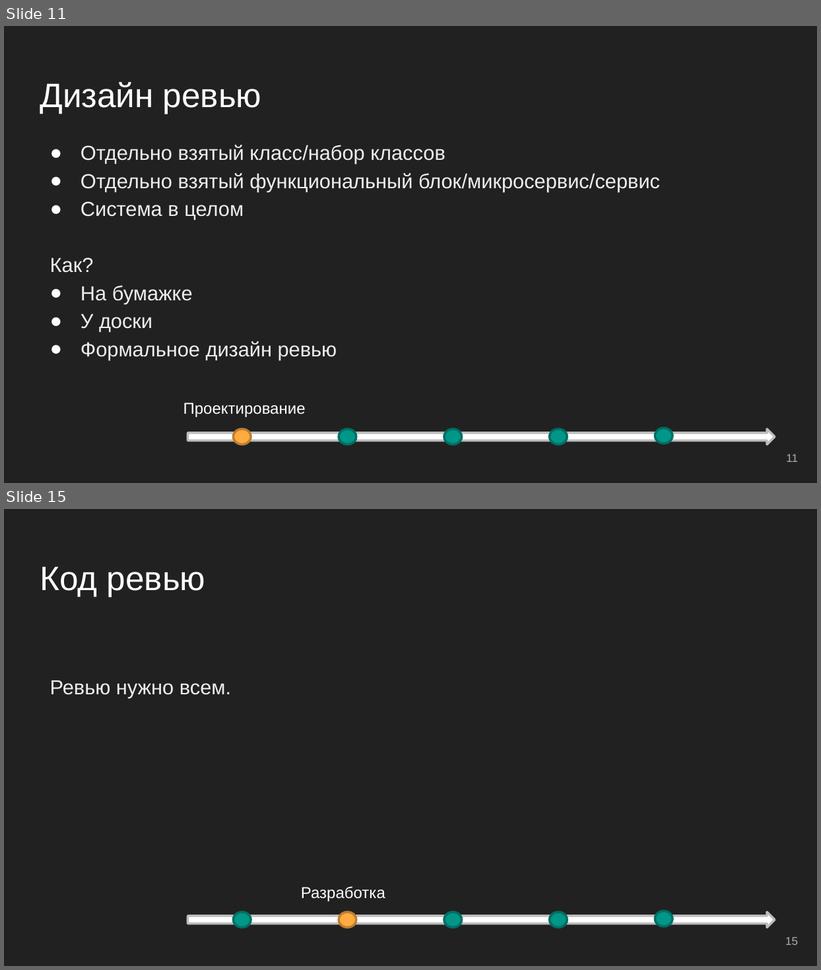
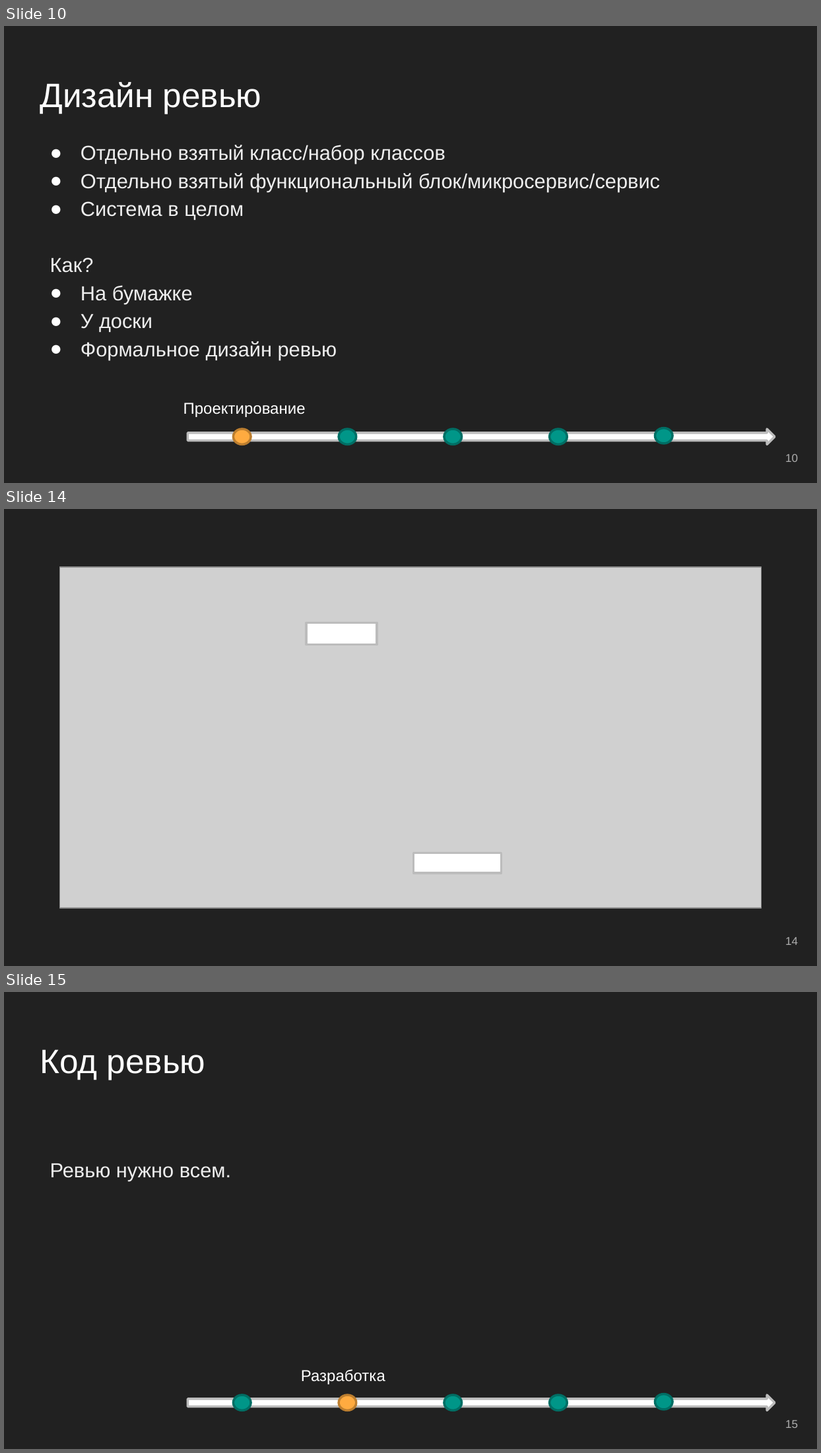
Before and after one commit to mastrakov/speeches, a slide deck: production ready code.pptx. Shown one above the other, each under a label of ours: slides 11 and 15 before the commit, slides 10, 14 and 15 after it; the slides between them are not shown. The pictures are 821x970 and 821x1453 pixels, drawn with LibreOffice and Linux fonts; fonts in the diff are those of the drawing; grey boxes stand for pictures; background and template pictures are left out. Boxes give left, top, right and bottom in pixels: in the first picture for what was removed or moved away, otherwise in the second. Text is boxed around its words. In the diff, an @@ line names an element or a change of style, - is before the commit and + after.

```diff
--- a/production ready code.pptx
+++ b/production ready code.pptx
@@ slide 14 added at [4, 509, 817, 966], background #212121 @@
@@ picture added at [60, 566, 761, 908] @@
@@ rectangle added at [306, 623, 377, 645], fill #FFFFFF, outline #BDBDBD 2 pt @@
@@ rectangle added at [414, 854, 502, 874], fill #FFFFFF, outline #BDBDBD 2 pt @@
@@ page number added at [785, 937, 798, 945], 10 pt, text #ADADAD @@
+14
@@ what was slide 11 is now slide 10 @@
@@ page number at [785, 454, 798, 462]: text changed @@
-11
+10
```
Also in this commit, not shown: 7 slides changed, 1 other slide added, 2 slides removed.
